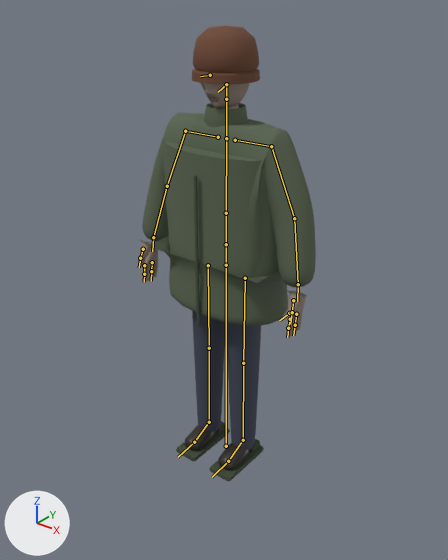
The glTF model models/city/people/janitor.glb as it was, and as the next commit left it.
Both versions are drawn from a 50 mm camera at (1.373, -1.731, 1.907) aimed at (0.04, -0.064, 0.874). Arrows for +X, +Y and +Z are at lower left; the lights stay in place. The first picture is the older version. The bones that change, and the others that lie on the model, are drawn over the model as lines.

Names of what the first picture shows: 'human_noir'.
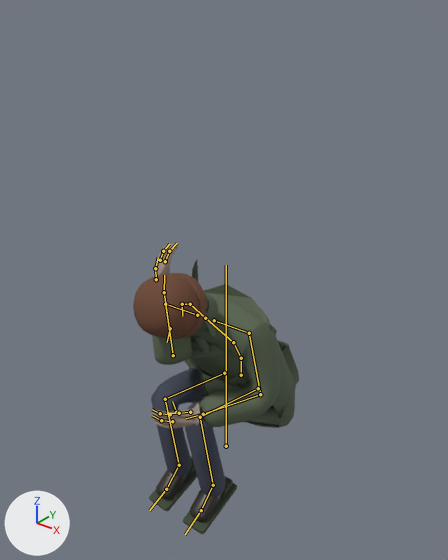
The newer file adds an action. The first version stands in its rest pose; the second is drawn at frame 43 of the action 'crouch_hold_wind_loop'.

Where the change shows, as pixel boxes (x1, y1, x2, y2) in the pictures (448 x 560 px):
'human_noir', posed (7% narrower, 36% shorter): before (138, 26, 316, 482); after (133, 244, 299, 534)
bone 'pelvis', root to tip: before (226, 265) to (226, 244); after (241, 375) to (241, 358)
bone 'spine', root to tip: before (226, 244) to (226, 213); after (241, 358) to (233, 342)
bone 'spine2', root to tip: before (226, 213) to (226, 138); after (233, 342) to (205, 318)
bone 'head', root to tip: before (226, 99) to (226, 84); after (190, 304) to (182, 304)
bone 'upper_arm.L', root to tip: before (271, 146) to (294, 218); after (249, 333) to (260, 394)
bone 'forearm.L', root to tip: before (294, 218) to (298, 284); after (260, 394) to (203, 414)
bone 'fingers_1.L', root to tip: before (296, 314) to (295, 325); after (172, 421) to (161, 420)
bone 'fingers_2.L', root to tip: before (295, 325) to (293, 335); after (161, 420) to (152, 415)
bone 'index_1.L', root to tip: before (290, 319) to (288, 328); after (170, 414) to (160, 413)
bone 'index_2.L', root to tip: before (288, 328) to (287, 337); after (160, 413) to (152, 409)
bone 'thumb_1.L', root to tip: before (293, 300) to (292, 312); after (190, 412) to (179, 413)
bone 'upper_arm.R', root to tip: before (185, 131) to (167, 186); after (165, 304) to (173, 355)
bone 'forearm.R', root to tip: before (167, 186) to (153, 237); after (173, 355) to (164, 292)
bone 'fingers_1.R', root to tip: before (152, 262) to (151, 271); after (165, 261) to (169, 251)
bone 'fingers_2.R', root to tip: before (151, 271) to (151, 281); after (169, 251) to (177, 243)
bone 'index_1.R', root to tip: before (144, 265) to (144, 274); after (160, 260) to (163, 251)
bone 'index_2.R', root to tip: before (144, 274) to (144, 282); after (163, 251) to (169, 244)
bone 'thumb_1.R', root to tip: before (143, 249) to (140, 258); after (156, 279) to (155, 268)
bone 'thigh.L', root to tip: before (245, 278) to (243, 363); after (258, 388) to (200, 417)
bone 'shin.L', root to tip: before (243, 363) to (243, 440); after (200, 417) to (213, 485)
bone 'foot.L', root to tip: before (243, 440) to (228, 461); after (213, 485) to (201, 510)
bone 'thigh.R', root to tip: before (208, 265) to (209, 348); after (224, 373) to (165, 399)
bone 'shin.R', root to tip: before (209, 348) to (209, 422); after (165, 399) to (179, 465)
bone 'foot.R', root to tip: before (209, 422) to (194, 442); after (179, 465) to (166, 489)

Edits to the bpy script that builds the scene:
```text
Change bone_pelvis:
    where bone_pelvis = bpy.data.objects['human_rig'].pose.bones['pelvis']  # child of 'root'
    bone_pelvis.location: (0.0, 0.0, 0.0) -> (0.02, -0.55, -0.08)
Change bone_spine:
    where bone_spine = bpy.data.objects['human_rig'].pose.bones['spine']  # child of 'pelvis'
    bone_spine.rotation_quaternion: (1.0, 0.0, 0.0, 0.0) -> (0.968, 0.25, 0.034, -0.009)  # degrees (0, 0, 0) -> degrees (29, 4, 0)
Change bone_spine2:
    where bone_spine2 = bpy.data.objects['human_rig'].pose.bones['spine2']  # child of 'spine'
    bone_spine2.rotation_quaternion: (1.0, 0.0, 0.0, 0.0) -> (0.993, 0.122, 0.0, 0.0)  # degrees (0, 0, 0) -> degrees (14, 0, 0)
Change bone_head:
    where bone_head = bpy.data.objects['human_rig'].pose.bones['head']  # child of 'neck'
    bone_head.rotation_quaternion: (1.0, 0.0, 0.0, 0.0) -> (0.978, 0.208, 0.0, 0.0)  # degrees (0, 0, 0) -> degrees (24, 0, 0)
Change bone_upper_arm_l:
    where bone_upper_arm_l = bpy.data.objects['human_rig'].pose.bones['upper_arm.L']  # child of 'shoulder.L'
    bone_upper_arm_l.rotation_quaternion: (1.0, 0.0, 0.0, 0.0) -> (0.933, -0.339, 0.042, -0.115)  # degrees (0, 0, 0) -> degrees (-40, 0, -14)
Change bone_forearm_l:
    where bone_forearm_l = bpy.data.objects['human_rig'].pose.bones['forearm.L']  # child of 'upper_arm.L'
    bone_forearm_l.rotation_quaternion: (1.0, 0.0, 0.0, 0.0) -> (0.766, -0.643, 0.0, 0.0)  # degrees (0, 0, 0) -> degrees (-80, 0, 0)
Change bone_fingers_1_l:
    where bone_fingers_1_l = bpy.data.objects['human_rig'].pose.bones['fingers_1.L']  # child of 'hand.L'
    bone_fingers_1_l.rotation_quaternion: (1.0, 0.0, 0.0, 0.0) -> (0.986, 0.0, 0.0, 0.169)  # degrees (0, 0, 0) -> degrees (0, 0, 20)
Change bone_fingers_2_l:
    where bone_fingers_2_l = bpy.data.objects['human_rig'].pose.bones['fingers_2.L']  # child of 'fingers_1.L'
    bone_fingers_2_l.rotation_quaternion: (1.0, 0.0, 0.0, 0.0) -> (0.982, 0.0, 0.0, 0.191)  # degrees (0, 0, 0) -> degrees (0, 0, 22)
Change bone_index_1_l:
    where bone_index_1_l = bpy.data.objects['human_rig'].pose.bones['index_1.L']  # child of 'hand.L'
    bone_index_1_l.rotation_quaternion: (1.0, 0.0, 0.0, 0.0) -> (0.987, 0.0, 0.0, 0.163)  # degrees (0, 0, 0) -> degrees (0, 0, 19)
Change bone_index_2_l:
    where bone_index_2_l = bpy.data.objects['human_rig'].pose.bones['index_2.L']  # child of 'index_1.L'
    bone_index_2_l.rotation_quaternion: (1.0, 0.0, 0.0, 0.0) -> (0.983, 0.0, 0.0, 0.184)  # degrees (0, 0, 0) -> degrees (0, 0, 21)
Change bone_thumb_1_l:
    where bone_thumb_1_l = bpy.data.objects['human_rig'].pose.bones['thumb_1.L']  # child of 'hand.L'
    bone_thumb_1_l.rotation_quaternion: (1.0, 0.0, 0.0, 0.0) -> (0.999, 0.013, 0.001, 0.046)  # degrees (0, 0, 0) -> degrees (1, 0, 5)
Change bone_upper_arm_r:
    where bone_upper_arm_r = bpy.data.objects['human_rig'].pose.bones['upper_arm.R']  # child of 'shoulder.R'
    bone_upper_arm_r.rotation_quaternion: (1.0, 0.0, 0.0, 0.0) -> (0.492, -0.853, -0.15, 0.087)  # degrees (0, 0, 0) -> degrees (-120, 0, 20)
Change bone_forearm_r:
    where bone_forearm_r = bpy.data.objects['human_rig'].pose.bones['forearm.R']  # child of 'upper_arm.R'
    bone_forearm_r.rotation_quaternion: (1.0, 0.0, 0.0, 0.0) -> (0.5, -0.866, 0.0, 0.0)  # degrees (0, 0, 0) -> degrees (-120, 0, 0)
Change bone_fingers_1_r:
    where bone_fingers_1_r = bpy.data.objects['human_rig'].pose.bones['fingers_1.R']  # child of 'hand.R'
    bone_fingers_1_r.rotation_quaternion: (1.0, 0.0, 0.0, 0.0) -> (0.986, 0.0, 0.0, -0.169)  # degrees (0, 0, 0) -> degrees (0, 0, -20)
Change bone_fingers_2_r:
    where bone_fingers_2_r = bpy.data.objects['human_rig'].pose.bones['fingers_2.R']  # child of 'fingers_1.R'
    bone_fingers_2_r.rotation_quaternion: (1.0, 0.0, 0.0, 0.0) -> (0.982, 0.0, 0.0, -0.191)  # degrees (0, 0, 0) -> degrees (0, 0, -22)
Change bone_index_1_r:
    where bone_index_1_r = bpy.data.objects['human_rig'].pose.bones['index_1.R']  # child of 'hand.R'
    bone_index_1_r.rotation_quaternion: (1.0, 0.0, 0.0, 0.0) -> (0.987, 0.0, 0.0, -0.163)  # degrees (0, 0, 0) -> degrees (0, 0, -19)
Change bone_index_2_r:
    where bone_index_2_r = bpy.data.objects['human_rig'].pose.bones['index_2.R']  # child of 'index_1.R'
    bone_index_2_r.rotation_quaternion: (1.0, 0.0, 0.0, 0.0) -> (0.983, 0.0, 0.0, -0.184)  # degrees (0, 0, 0) -> degrees (0, 0, -21)
Change bone_thumb_1_r:
    where bone_thumb_1_r = bpy.data.objects['human_rig'].pose.bones['thumb_1.R']  # child of 'hand.R'
    bone_thumb_1_r.rotation_quaternion: (1.0, 0.0, 0.0, 0.0) -> (0.999, 0.013, -0.001, -0.046)  # degrees (0, 0, 0) -> degrees (1, 0, -5)
Change bone_thigh_l:
    where bone_thigh_l = bpy.data.objects['human_rig'].pose.bones['thigh.L']  # child of 'pelvis'
    bone_thigh_l.rotation_quaternion: (1.0, 0.0, 0.0, 0.0) -> (0.629, -0.777, 0.0, 0.0)  # degrees (0, 0, 0) -> degrees (-102, 0, 0)
Change bone_shin_l:
    where bone_shin_l = bpy.data.objects['human_rig'].pose.bones['shin.L']  # child of 'thigh.L'
    bone_shin_l.rotation_quaternion: (1.0, 0.0, 0.0, 0.0) -> (0.559, 0.829, 0.0, 0.0)  # degrees (0, 0, 0) -> degrees (112, 0, 0)
Change bone_foot_l:
    where bone_foot_l = bpy.data.objects['human_rig'].pose.bones['foot.L']  # child of 'shin.L'
    bone_foot_l.rotation_quaternion: (1.0, 0.0, 0.0, 0.0) -> (0.998, 0.07, 0.0, 0.0)  # degrees (0, 0, 0) -> degrees (8, 0, 0)
Change bone_thigh_r:
    where bone_thigh_r = bpy.data.objects['human_rig'].pose.bones['thigh.R']  # child of 'pelvis'
    bone_thigh_r.rotation_quaternion: (1.0, 0.0, 0.0, 0.0) -> (0.629, -0.777, 0.0, 0.0)  # degrees (0, 0, 0) -> degrees (-102, 0, 0)
Change bone_shin_r:
    where bone_shin_r = bpy.data.objects['human_rig'].pose.bones['shin.R']  # child of 'thigh.R'
    bone_shin_r.rotation_quaternion: (1.0, 0.0, 0.0, 0.0) -> (0.559, 0.829, 0.0, 0.0)  # degrees (0, 0, 0) -> degrees (112, 0, 0)
Change bone_foot_r:
    where bone_foot_r = bpy.data.objects['human_rig'].pose.bones['foot.R']  # child of 'shin.R'
    bone_foot_r.rotation_quaternion: (1.0, 0.0, 0.0, 0.0) -> (0.998, 0.07, 0.0, 0.0)  # degrees (0, 0, 0) -> degrees (8, 0, 0)
```
